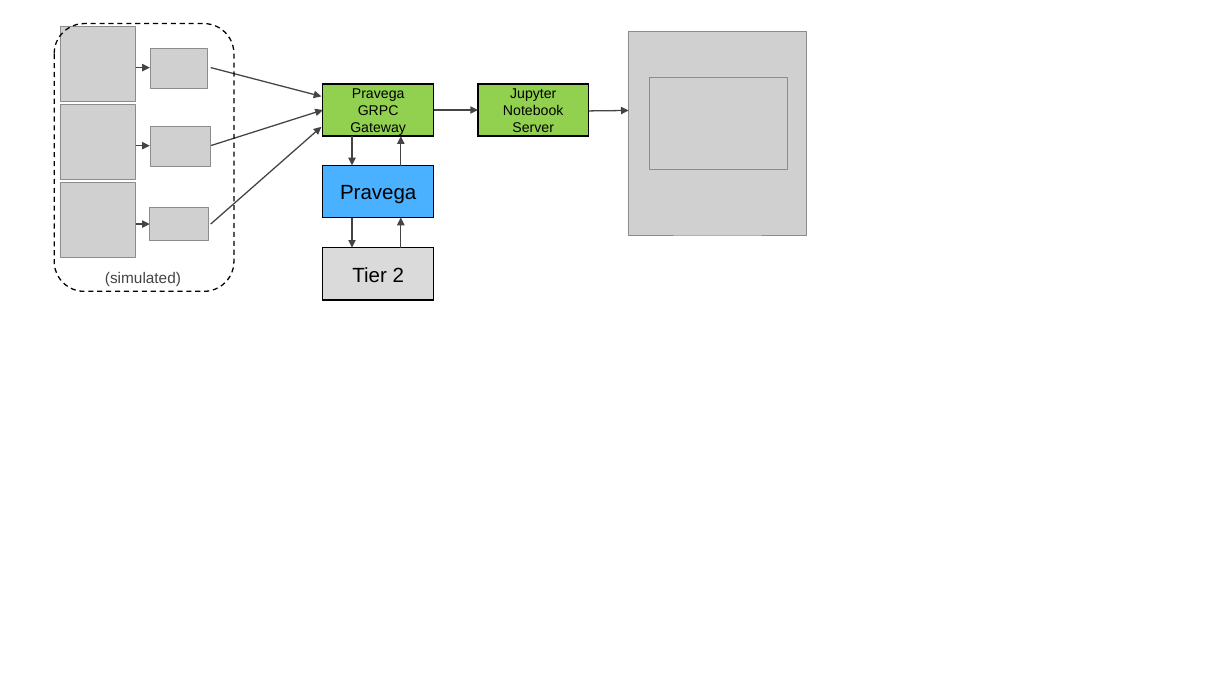
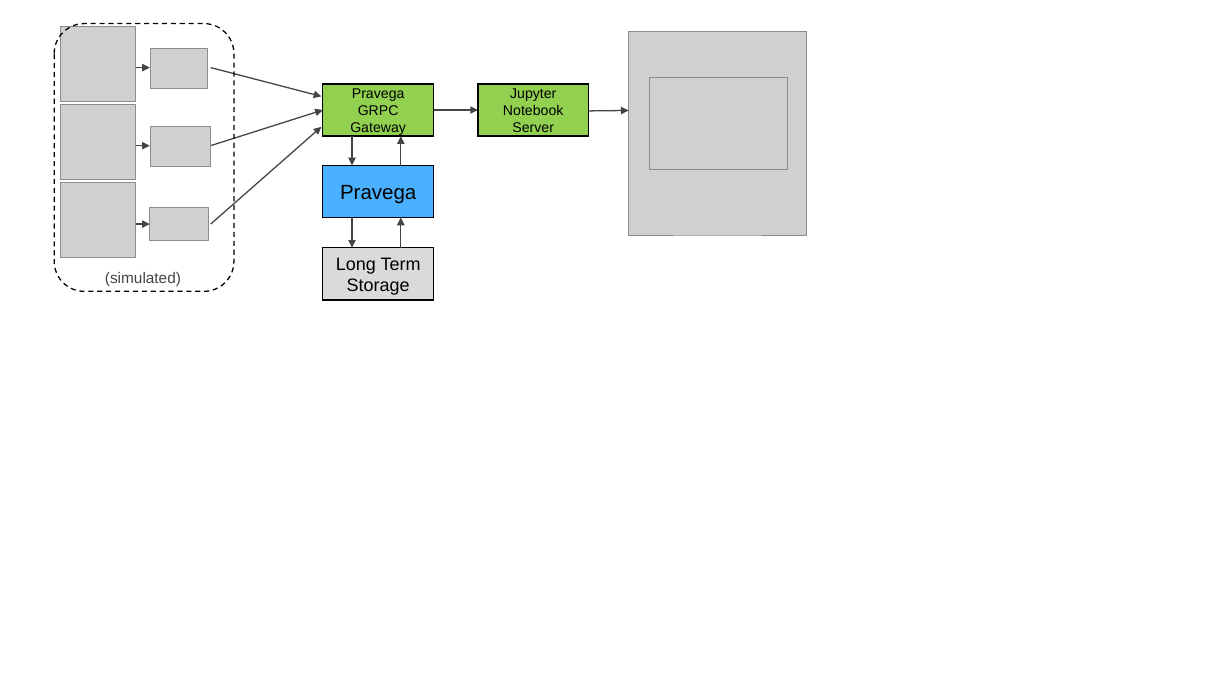
Before and after one commit to pravega/video-samples, a slide deck: slide 2 of images/video-samples-diagram.pptx. Drawn at 1232x693 pixels with LibreOffice and Linux fonts; fonts in the diff are those of the drawing; grey boxes stand for pictures. Boxes give left, top, right and bottom in pixels: in the first picture for what was removed or moved away, otherwise in the second. Text is boxed around its words. In the diff, an @@ line names an element or a change of style, - is before the commit and + after.

```diff
--- a/images/video-samples-diagram.pptx
+++ b/images/video-samples-diagram.pptx
@@ text in rectangle at (x1=336, y1=257, x2=421, y2=295): text changed; size 16 to 14 pt @@
-Tier 2
+Long Term Storage
```
Also in this commit, not shown: 2 other files.
